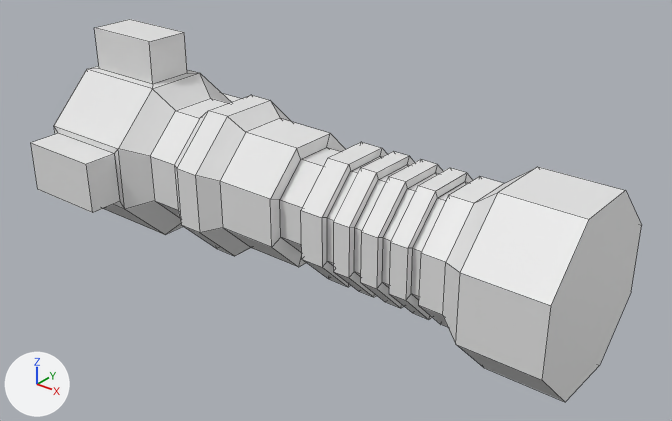
The Blender file SpaceInvader/Blends/Sharpshooter_1.blend: old version first, new version second.
Rendered twice from a camera (50 mm lens) standing at (9.23, -9.98, 6.15) and looking at (1.2, 0.05, -0.07). The axes (+X, +Y, +Z) are drawn at lower left. The lights are the same throughout. Mesh edges are drawn as thin lines.

Script lines for the objects in view, before the commit:
```python
me_cube_001 = bpy.data.meshes.new('Cube.001')
me_cube_001.from_pydata(...)  # 280 vertices, 274 faces; spans x -3.83..5.45, y -1.89..1.89, z -1.34..2.05
# faces by material slot: [266, 8]
me_cube_001.materials.append(None)
me_cube_001.materials.append(None)
ob_cube = bpy.data.objects.new('Cube', me_cube_001)
ob_cube.location = (0.0, 0.0, 0.0)
```
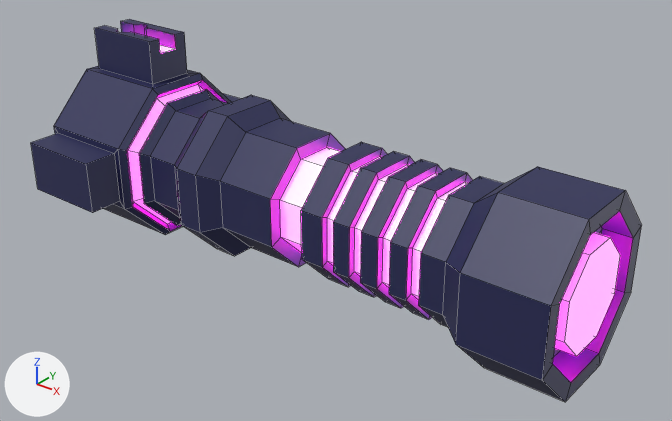
The newer file is also rescaled (x0.246), turned or shifted as a whole; pictures and numbers use the older file's frame.

Location of each change, (x1, y1, x2, y2) in pixels of the pictures (672 x 421 px):
part 1 of me_cube_001, built on
    both: (96, 19, 231, 235)
part 2 of me_cube_001, built on
    both: (542, 191, 642, 402)
part 3 of me_cube_001, recoloured (white to blue)
    both: (31, 28, 626, 402)
part 4 of me_cube_001, recoloured
    both: (327, 157, 468, 300)
part 5 of me_cube_001, recoloured
    both: (280, 147, 341, 253)

What changed in the scene script:
```text
Add mat_ss_glow:
    mat_ss_glow = principled_material('SS_Glow')
    mat_ss_glow.base_color = (0.937, 1.0, 0.934)  # white #f8fff7
    mat_ss_glow.emission_color = (1.0, 0.00432, 0.666)  # pink #ff0ed5
    mat_ss_glow.emission_strength = 13.5
Add mat_ss_main:
    mat_ss_main = principled_material('SS_Main')
    mat_ss_main.base_color = (0.0234, 0.0254, 0.0985)  # dark blue #2a2c58
Change me_cube_001:
    used by ob_cube; location = (0.0, 0.0, 0.0)
    remove me_cube_001.from_pydata(...)  # 280 vertices, 274 faces; spans x -3.83..5.45, y -1.89..1.89, z -1.34..2.05
    add me_cube_001.from_pydata(...)  # 368 vertices, 354 faces; spans x -3.83..5.45, y -1.89..1.89, z -1.34..2.05
    me_cube_001 part 1
    11 faces are deleted
    44 vertices are added at x -3.68..-1.91, y -1.24..1.24, z -1.24..1.81
    12 new vertices lie (0.0, 0.0, 0.24) away from vertices in x -3.68..-2.3, y -0.3..0.3, z 1.81
    46 new faces join them, mat_ss_main (dark blue #2a2c58)
    13 new faces join them, mat_ss_glow (white #f8fff7)
    me_cube_001 part 2
    1 face is deleted
    16 vertices are added at x 5.01, y -1.07..1.07, z -1.07..1.07
    8 new vertices lie (0.44, 0.0, 0.0) away from vertices in x 5.01, y -1.07..1.07, z -1.07..1.07
    8 new vertices lie (0.41, 0.0, 0.0) away from vertices in x 5.01, y -0.74..0.74, z -0.74..0.74
    24 new faces join them, mat_ss_main (dark blue #2a2c58)
    9 new faces join them, mat_ss_glow (white #f8fff7)
    me_cube_001 part 3: 221 faces spanning x -3.83..5.45, y -1.89..1.89, z -1.34..2.05 switch from no material to mat_ss_main (dark blue #2a2c58)
    me_cube_001 part 4: 33 faces spanning x -2.75..3.45, y -0.94..0.94, z -0.94..0.94 switch from no material to mat_ss_glow (white #f8fff7)
    me_cube_001 part 5: 8 faces spanning x 0.82..1.41, y -0.79..0.79, z -0.79..0.79 switch from no material to mat_ss_glow (white #f8fff7)
```
